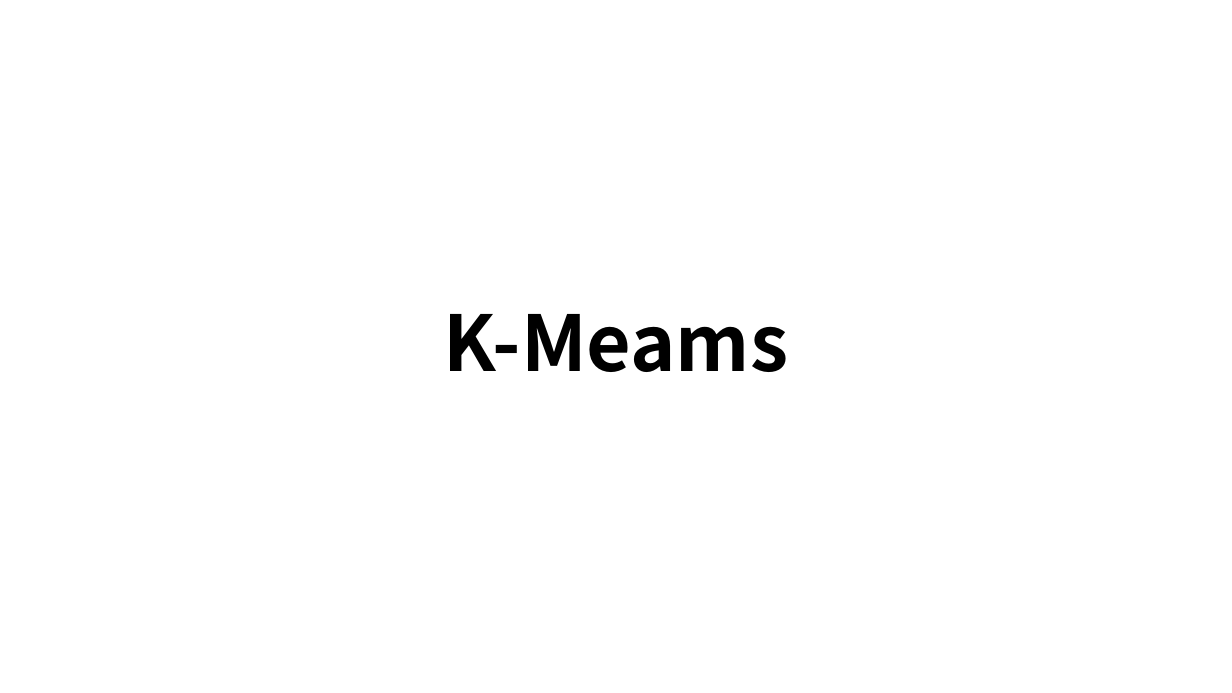
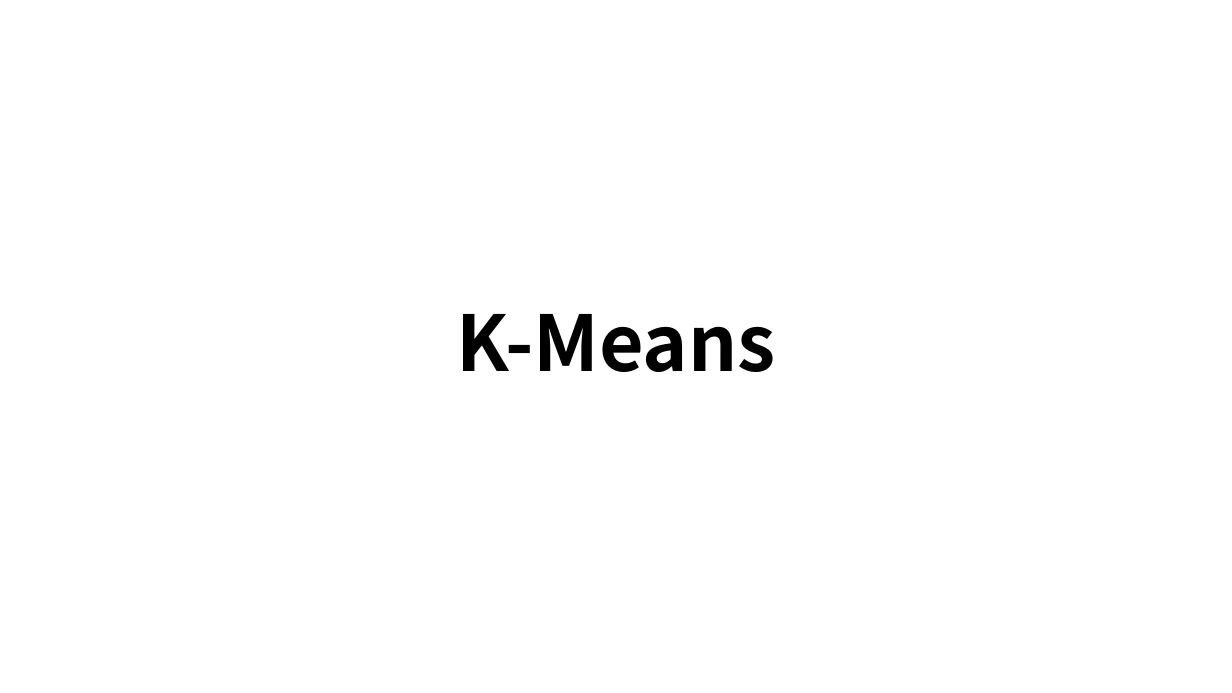
Before and after one commit to RyanLin987/Data-Mining-Project, a slide deck: slide 32 of 採礦期末報告.pptx (slide 20 before the commit). Drawn at 1232x693 pixels with LibreOffice and Linux fonts; fonts in the diff are those of the drawing. Boxes give left, top, right and bottom in pixels: in the first picture for what was removed or moved away, otherwise in the second. Text is boxed around its words. In the diff, an @@ line names an element or a change of style, - is before the commit and + after.

```diff
--- a/採礦期末報告.pptx
+++ b/採礦期末報告.pptx
@@ title at [456, 314, 776, 372]: text changed @@
-K-Meams
+K-Means
```
Also in this commit, not shown: 4 other slides changed, 25 slides added, 16 slides removed, 2 other files.
